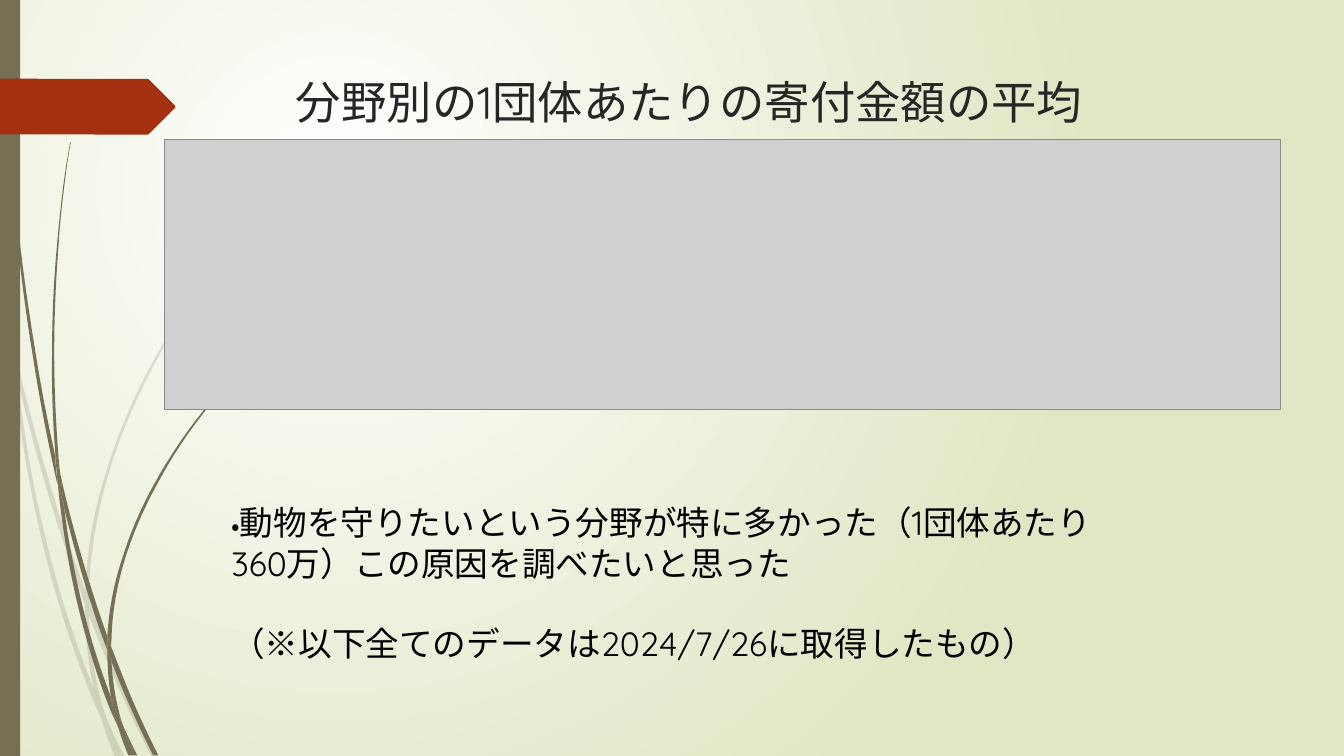
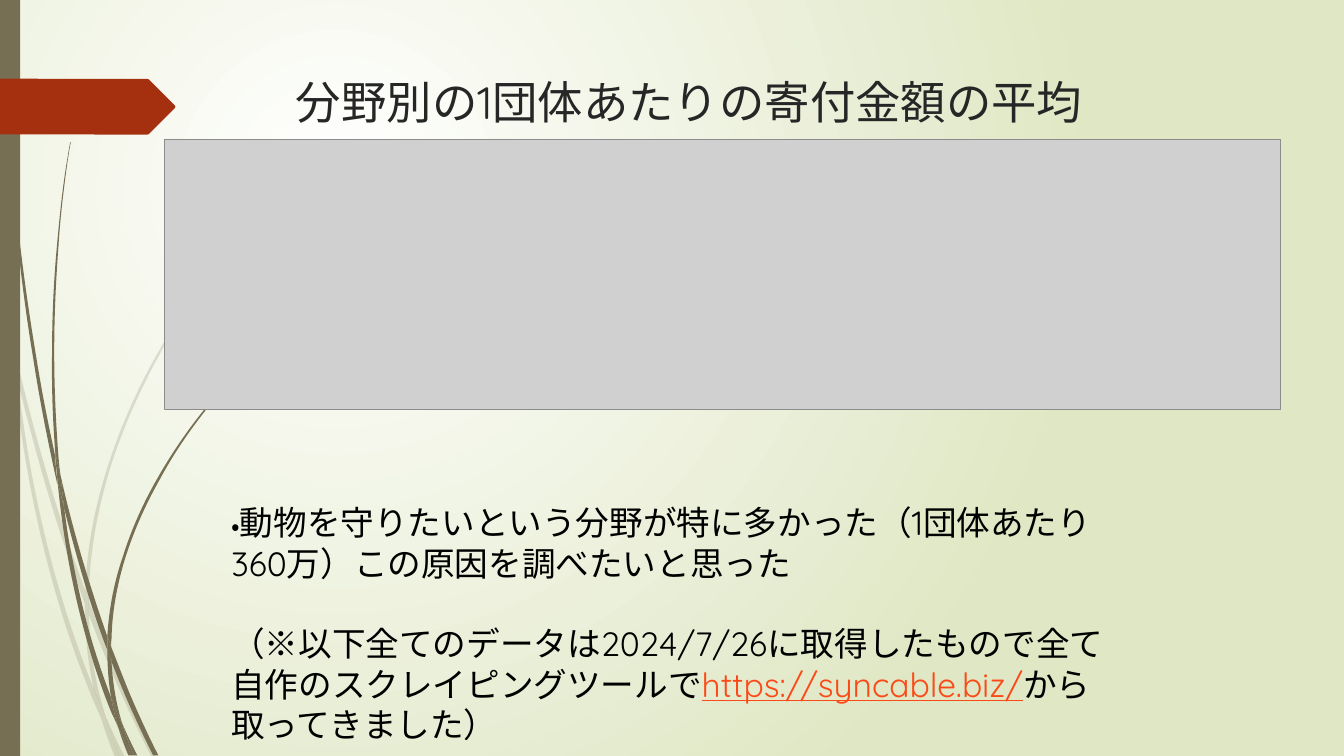
Before and after one commit to fujikichi777/Syncable_scrayping_demand_prediction, a slide deck: slide 4 of (パワーポイント)Syncableという寄付サイトに集まった金額から需要を予測.pptx. Drawn at 1344x756 pixels with LibreOffice and Linux fonts; fonts in the diff are those of the drawing; grey boxes stand for pictures. Boxes give left, top, right and bottom in pixels: in the first picture for what was removed or moved away, otherwise in the second. Text is boxed around its words. In the diff, an @@ line names an element or a change of style, - is before the commit and + after.

```diff
--- a/(パワーポイント)Syncableという寄付サイトに集まった金額から需要を予測.pptx
+++ b/(パワーポイント)Syncableという寄付サイトに集まった金額から需要を予測.pptx
@@ text at (x1=231, y1=627, x2=1103, y2=740): text changed @@
-（※以下全てのデータは2024/7/26に取得したもの）
+（※以下全てのデータは2024/7/26に取得したもので全て自作のスクレイピングツールでhttps://syncable.biz/から取ってきました）
```
